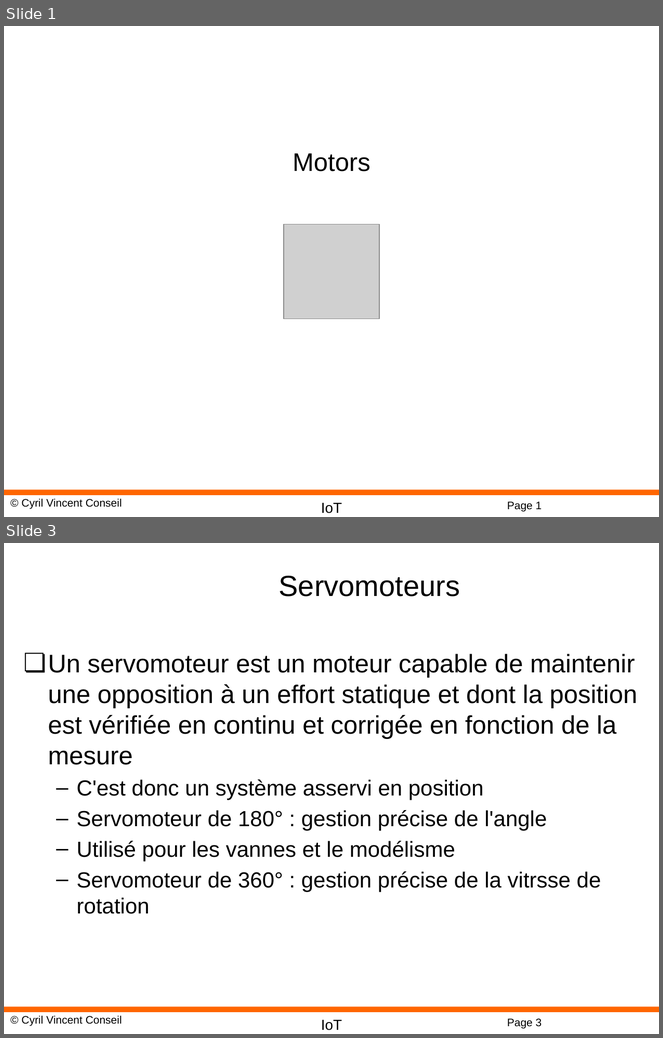
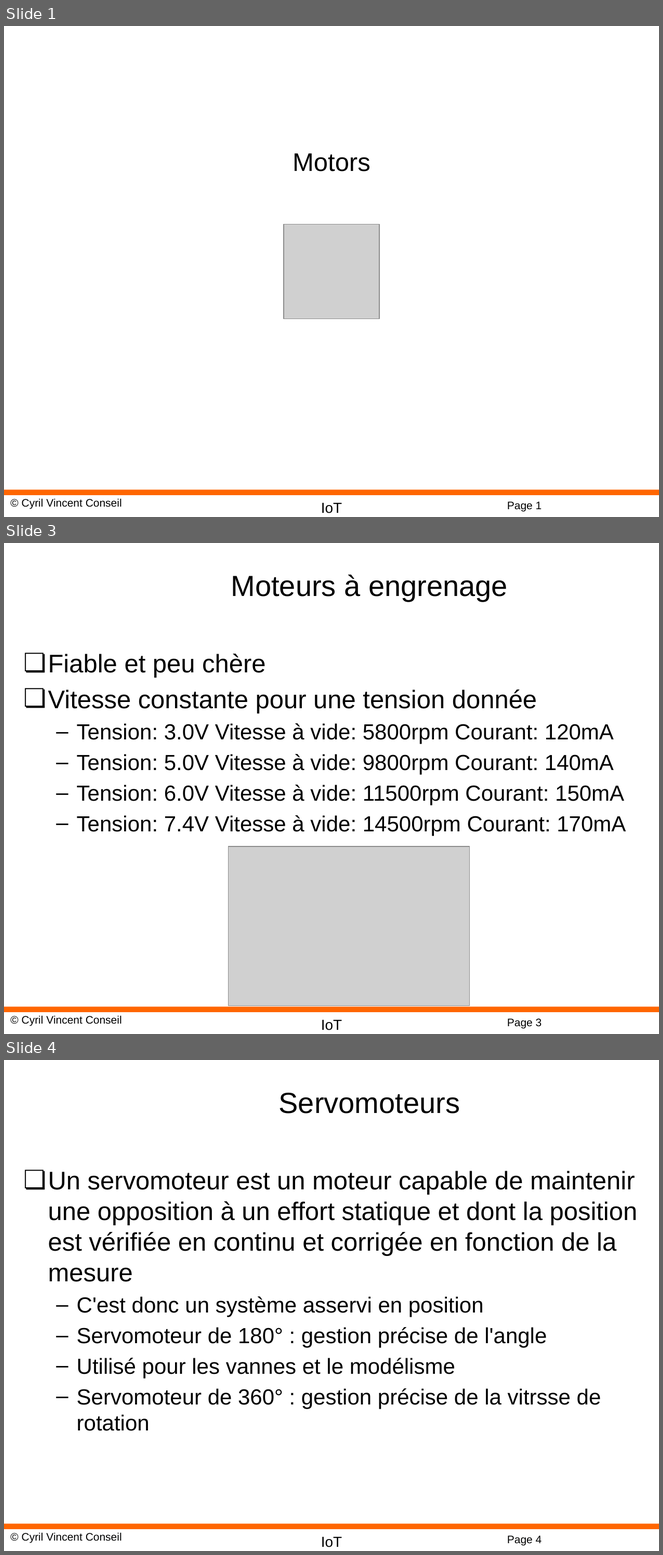
Before and after one commit to cyrilvincent/IoT, a slide deck: ppt/IoT28-Motors.pptx. Shown one above the other, each under a label of ours: slides 1 and 3 before the commit, slides 1, 3 and 4 after it; the slides between them are not shown. The pictures are 663x1038 and 663x1555 pixels, drawn with LibreOffice and Linux fonts; fonts in the diff are those of the drawing; grey boxes stand for pictures; background and template pictures are left out. Boxes give left, top, right and bottom in pixels: in the first picture for what was removed or moved away, otherwise in the second. Text is boxed around its words. In the diff, an @@ line names an element or a change of style, - is before the commit and + after.

```diff
--- a/ppt/IoT28-Motors.pptx
+++ b/ppt/IoT28-Motors.pptx
@@ slide 3 added at bbox=[4, 543, 659, 1034], background #FFFFFF; not listed: 4 template elements that a slide beside it also shows @@
@@ title added at bbox=[231, 574, 508, 602], 32 pt, text #000000 @@
+Moteurs à engrenage
@@ text added at bbox=[48, 654, 626, 836], 24 pt, text #000000 @@
+❏ Fiable et peu chère
+❏ Vitesse constante pour une tension donnée
+  – Tension: 3.0V Vitesse à vide: 5800rpm Courant: 120mA
+  – Tension: 5.0V Vitesse à vide: 9800rpm Courant: 140mA
+  – Tension: 6.0V Vitesse à vide: 11500rpm Courant: 150mA
+  – Tension: 7.4V Vitesse à vide: 14500rpm Courant: 170mA
@@ picture added at bbox=[229, 847, 470, 1006] @@
@@ what was slide 3 is now slide 4 @@
@@ page number at bbox=[507, 1536, 542, 1546]: text changed @@
-Page 3
+Page 4
```
Also in this commit, not shown: 1 slide changed, 24 other files.
